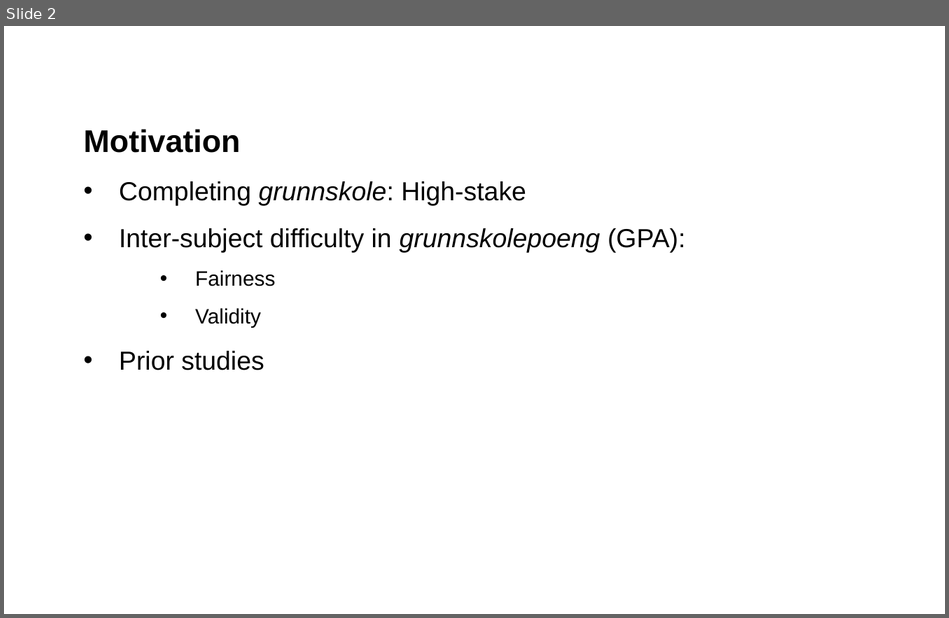
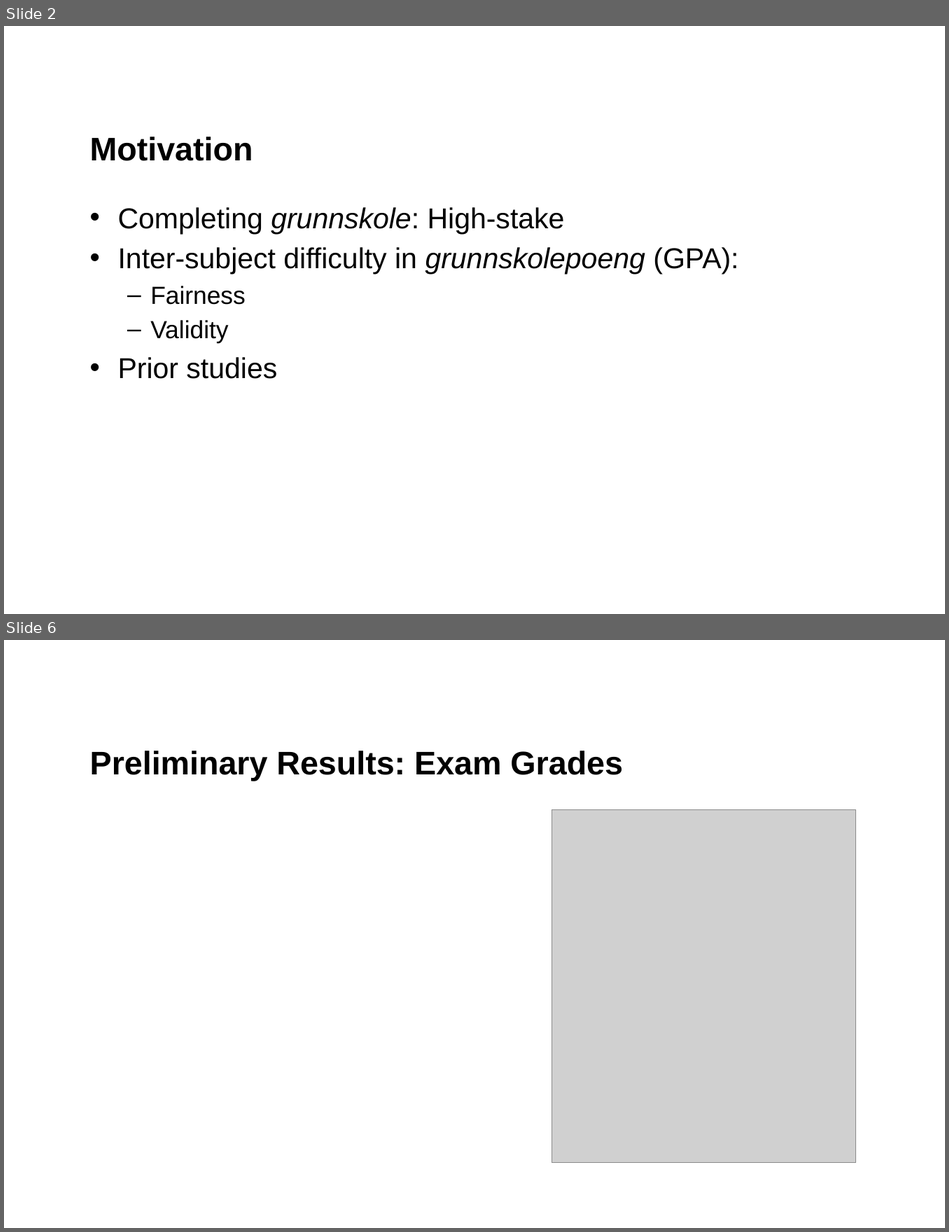
Before and after one commit to tonyctan/CEMO-PhD, a slide deck: Teaching/NERA_2022/Tony.pptx. Shown one above the other, each under a label of ours: slide 2 before the commit, slides 2 and 6 after it; the slides between them are not shown. The pictures are 949x618 and 949x1232 pixels, drawn with LibreOffice and Linux fonts; fonts in the diff are those of the drawing; grey boxes stand for pictures; background and template pictures are left out. Boxes give left, top, right and bottom in pixels: in the first picture for what was removed or moved away, otherwise in the second. Text is boxed around its words. In the diff, an @@ line names an element or a change of style, - is before the commit and + after.

Commit message:
Split preliminary restuls into teacher and exam grades

```diff
--- a/Teaching/NERA_2022/Tony.pptx
+++ b/Teaching/NERA_2022/Tony.pptx
@@ slide 6 added at (x1=4, y1=640, x2=945, y2=1228), background #FFFFFF @@
@@ title added at (x1=90, y1=751, x2=623, y2=781), 25 pt, text #000000, bold @@
+Preliminary Results: Exam Grades
@@ picture added at (x1=551, y1=810, x2=855, y2=1163) @@
@@ slide 2 changed as well @@
@@ text at (x1=84, y1=129, x2=241, y2=153): paragraph removed @@
-Motivation
@@ title added at (x1=90, y1=137, x2=253, y2=161), 25 pt, text #000000, bold @@
+Motivation
@@ text "Completing grunnskole: High-stake" moved from (x1=84, y1=129, x2=685, y2=370) to (x1=118, y1=207, x2=738, y2=379) @@
@@ text "Completing grunnskole: High-stake" at (x1=118, y1=207, x2=738, y2=379): size 20 to 22 pt in "Completing grunnskole: High-stake", "Inter-subject difficulty in grunnskolepoeng (GPA):", "Prior studies"; size 16 to 19 pt in "Fairness", "Validity"; indent changed; line spacing 1.5 to 1; more space between paragraphs; bullet • to – @@
```
Also in this commit, not shown: 3 other slides changed, 2 other slides added, 2 slides removed, 3 other files.
